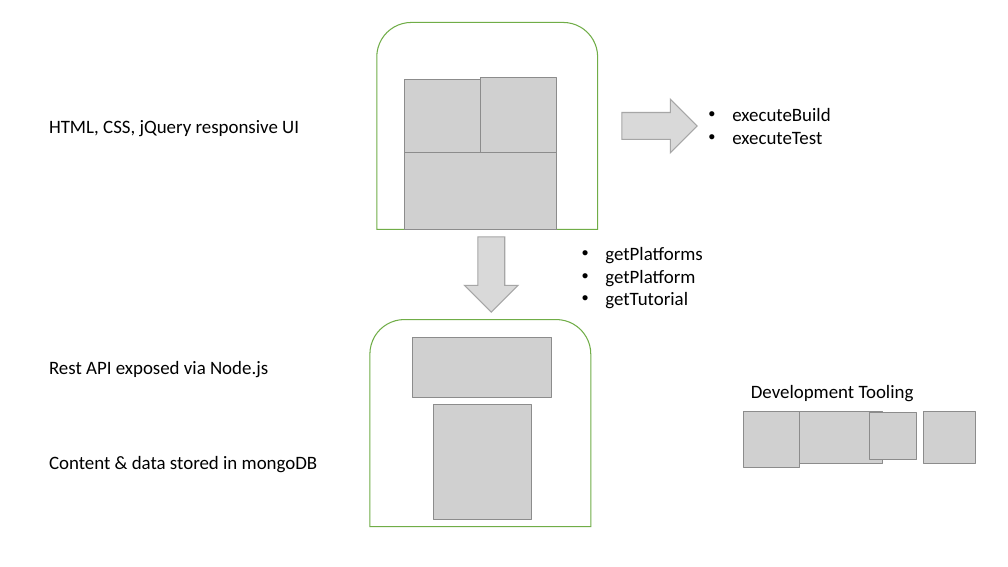
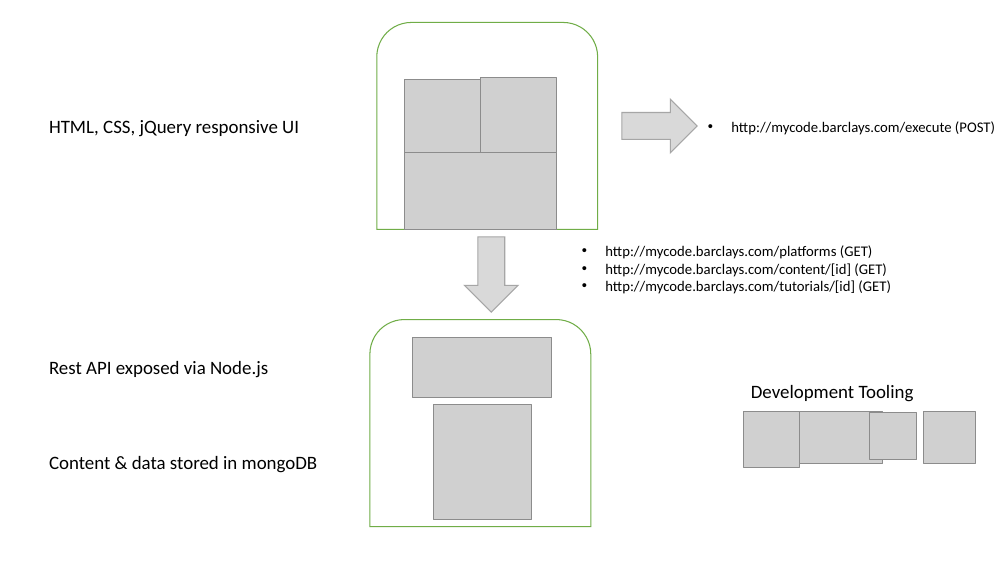
Before and after one commit to barclays-poc/myCode, a slide deck: slide 1 of docs/Outline.pptx. Drawn at 1008x567 pixels with LibreOffice and Linux fonts; fonts in the diff are those of the drawing; grey boxes stand for pictures. Boxes give left, top, right and bottom in pixels: in the first picture for what was removed or moved away, otherwise in the second. Text is boxed around its words. In the diff, an @@ line names an element or a change of style, - is before the commit and + after.

```diff
--- a/docs/Outline.pptx
+++ b/docs/Outline.pptx
@@ text at (731, 121, 995, 135): text changed; size 18 to 14 pt @@
-• executeBuild
-• executeTest
+• http://mycode.barclays.com/execute (POST)
@@ text at (605, 245, 891, 294): text changed; size 18 to 14 pt @@
-• getPlatforms
-• getPlatform
-• getTutorial
+• http://mycode.barclays.com/platforms (GET)
+• http://mycode.barclays.com/content/[id] (GET)
+• http://mycode.barclays.com/tutorials/[id] (GET)
```
Also in this commit, not shown: 2 other files.
